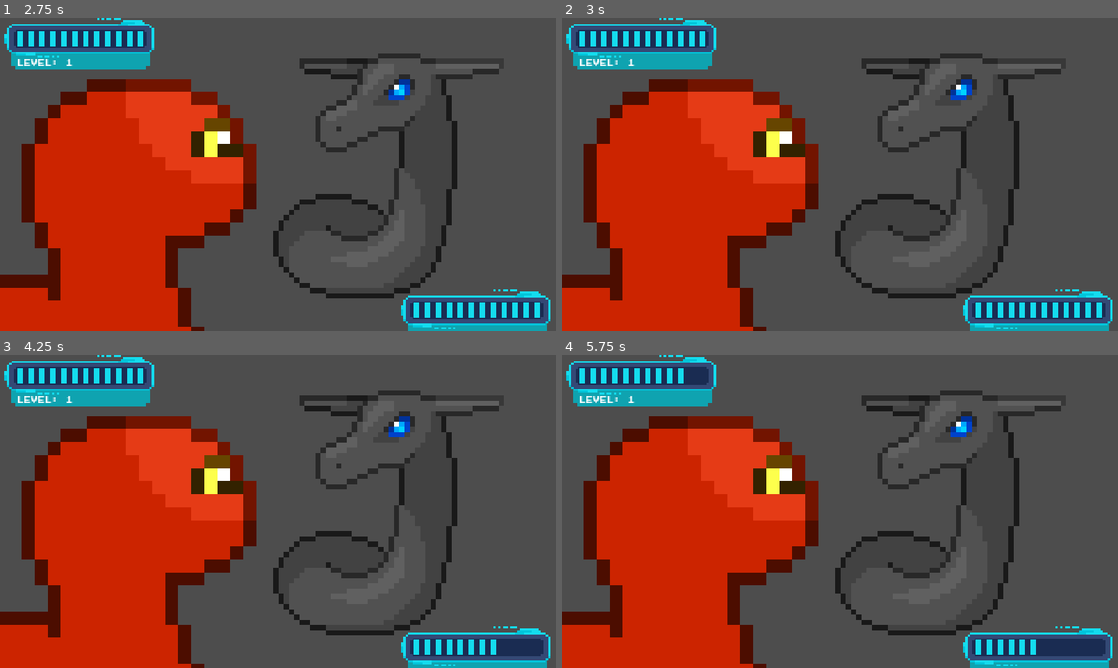
Above: before the commit, frames 1-4 (two rows, left to right).
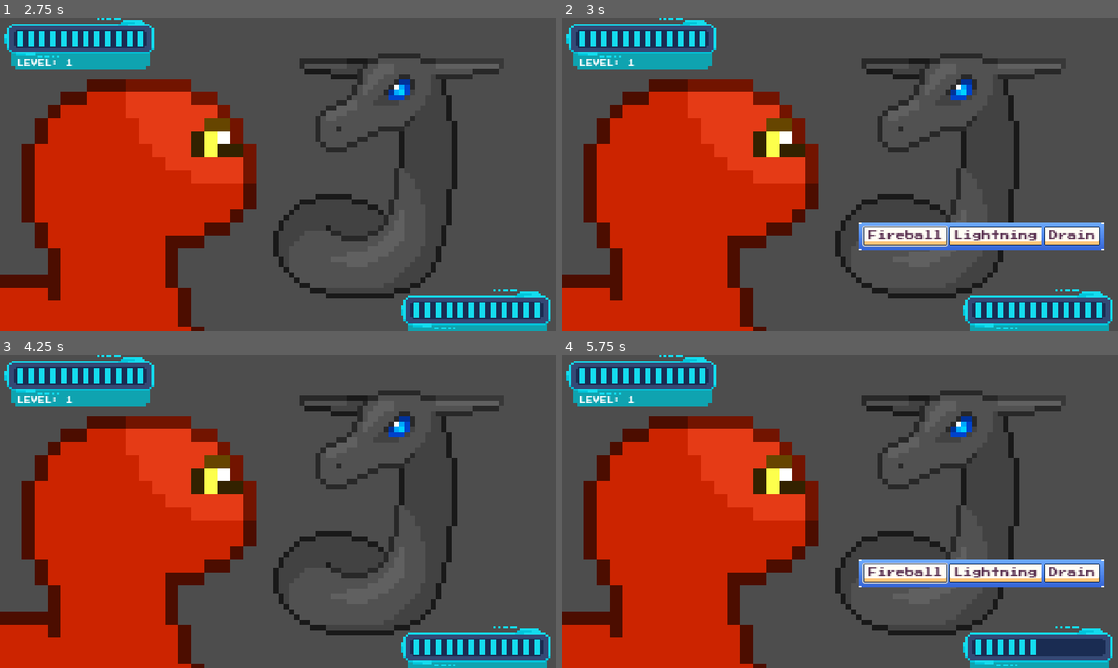
Above: after the commit, the same moments.

Repository: denvermullets/poke_battle
Game: Godot game, scene res://battle/battle.tscn
Same seed, same stepped clock (60 frames per second), same inputs: the game is played once before the commit and once after it.
Inputs (mouse positions are in pixels of both pictures, inside the frame that each line leads up to):
- Up to frame 1 (2.75 s): tap Enter at 2 s
- Up to frame 2 (3 s): tap Space at 2.75 s
- Up to frame 3 (4.25 s): click (344, 574) at 3.5 s, where only the run after the commit has a clickable "Fireball"
- Up to frame 4 (5.75 s): no input

Frame 1 is identical in both runs. In frame 2, 3.9% of the frame differs, in the area x 53-98%, y 65-75%; in frame 3, 0.2%; in frame 4, 4.0%, in the area x 22-98%, y 4-75%.

Commit message:
feat(battleMenu): add battle menu

Diff:
--- /dev/null
+++ b/UI/BattleMenu.gd
@@ -0,0 +1,24 @@
+extends HBoxContainer
+
+enum { FIRE, LIGHT, DRAIN }
+
+@onready var fireball_button = $"%FireballButton"
+@onready var lighting_button = $"%LightningButton"
+@onready var drain_button = $"%DrainButton"
+
+signal menu_option_selected(option)
+
+func grab_fireball_focus() -> void:
+  fireball_button.grab_focus()
+
+func _on_fireball_button_button_down():
+  emit_signal('menu_option_selected', FIRE)
+  print('fireball')
+
+func _on_drain_button_button_down():
+  emit_signal('menu_option_selected', DRAIN)
+  print('drain')
+
+func _on_lightning_button_button_down():
+  emit_signal('menu_option_selected', LIGHT)
+  print('lightning')
--- /dev/null
+++ b/UI/BattleMenu.tscn
@@ -0,0 +1,50 @@
+[gd_scene load_steps=3 format=3 uid="uid://bdao44vpkqwn2"]
+
+[ext_resource type="Theme" uid="uid://dtfljjvv3jual" path="res://UI/DefaultTheme.tres" id="1_1cl1e"]
+[ext_resource type="Script" path="res://UI/BattleMenu.gd" id="2_rinlk"]
+
+[node name="BattleMenu" type="HBoxContainer"]
+offset_left = 1046.0
+offset_top = 15.0
+offset_right = 1470.0
+offset_bottom = 63.0
+scale = Vector2(2, 2)
+size_flags_horizontal = 10
+size_flags_vertical = 10
+theme = ExtResource("1_1cl1e")
+script = ExtResource("2_rinlk")
+metadata/_edit_group_ = true
+
+[node name="PanelContainer" type="PanelContainer" parent="."]
+layout_mode = 2
+size_flags_horizontal = 3
+
+[node name="MarginContainer" type="MarginContainer" parent="PanelContainer"]
+layout_mode = 2
+theme_override_constants/margin_left = 8
+theme_override_constants/margin_top = 8
+theme_override_constants/margin_right = 8
+theme_override_constants/margin_bottom = 8
+
+[node name="HBoxContainer" type="HBoxContainer" parent="PanelContainer/MarginContainer"]
+layout_mode = 2
+
+[node name="FireballButton" type="Button" parent="PanelContainer/MarginContainer/HBoxContainer"]
+unique_name_in_owner = true
+layout_mode = 2
+theme = ExtResource("1_1cl1e")
+text = "Fireball"
+
+[node name="LightningButton" type="Button" parent="PanelContainer/MarginContainer/HBoxContainer"]
+unique_name_in_owner = true
+layout_mode = 2
+text = "Lightning"
+
+[node name="DrainButton" type="Button" parent="PanelContainer/MarginContainer/HBoxContainer"]
+unique_name_in_owner = true
+layout_mode = 2
+text = "Drain"
+
+[connection signal="button_down" from="PanelContainer/MarginContainer/HBoxContainer/FireballButton" to="." method="_on_fireball_button_button_down"]
+[connection signal="button_down" from="PanelContainer/MarginContainer/HBoxContainer/LightningButton" to="." method="_on_lightning_button_button_down"]
+[connection signal="button_down" from="PanelContainer/MarginContainer/HBoxContainer/DrainButton" to="." method="_on_drain_button_button_down"]
--- a/UI/BattleUnitInfo.tscn
+++ b/UI/BattleUnitInfo.tscn
@@ -13,7 +13,7 @@
 theme = ExtResource("1_wxkoy")
 script = ExtResource("1_le8kb")
 
-[node name="Shadow" type="TextureRect" parent="."]
+[node name="Banner" type="TextureRect" parent="."]
 self_modulate = Color(0.741176, 0.741176, 0.741176, 1)
 layout_mode = 0
 offset_left = 32.0
--- /dev/null
+++ b/UI/Buttons/ParentButton.tscn
@@ -0,0 +1,8 @@
+[gd_scene load_steps=2 format=3 uid="uid://bn28rv2xkk5ew"]
+
+[ext_resource type="Theme" uid="uid://dtfljjvv3jual" path="res://UI/DefaultTheme.tres" id="1_6myix"]
+
+[node name="ParentButton" type="Button"]
+offset_right = 8.0
+offset_bottom = 8.0
+theme = ExtResource("1_6myix")
--- a/UI/DefaultTheme.tres
+++ b/UI/DefaultTheme.tres
@@ -1,6 +1,35 @@
-[gd_resource type="Theme" load_steps=2 format=3 uid="uid://dtfljjvv3jual"]
+[gd_resource type="Theme" load_steps=8 format=3 uid="uid://dtfljjvv3jual"]
 
 [ext_resource type="FontVariation" uid="uid://ckc8i00srxeg5" path="res://UI/CustomFont.tres" id="1_hjj0r"]
+[ext_resource type="Texture2D" uid="uid://b3cris7q4y3l5" path="res://UI/UI_Gradient_Banner.png" id="1_vgvbl"]
+[ext_resource type="Texture2D" uid="uid://dt0nagsbeh3sx" path="res://UI/Buttons/UI_Flat_Button_Large_Lock_01a1.png" id="1_vijg8"]
+[ext_resource type="Texture2D" uid="uid://dp6j4yw6l4ukh" path="res://UI/Buttons/UI_Flat_Button_Large_Lock_01a2.png" id="2_2hrpg"]
+
+[sub_resource type="StyleBoxTexture" id="StyleBoxTexture_yflud"]
+texture = ExtResource("1_vijg8")
+texture_margin_left = 8.0
+texture_margin_right = 8.0
+
+[sub_resource type="StyleBoxTexture" id="StyleBoxTexture_euhhd"]
+texture = ExtResource("2_2hrpg")
+
+[sub_resource type="StyleBoxTexture" id="StyleBoxTexture_4guqe"]
+content_margin_left = 0.0
+content_margin_top = 0.0
+content_margin_right = 0.0
+content_margin_bottom = 0.0
+texture = ExtResource("1_vgvbl")
+region_rect = Rect2(5, 5, 86, 22)
 
 [resource]
 default_font = ExtResource("1_hjj0r")
+Button/colors/font_color = Color(0.352941, 0.192157, 0.317647, 1)
+Button/colors/font_focus_color = Color(0.352941, 0.192157, 0.317647, 1)
+Button/colors/font_hover_color = Color(0.352941, 0.192157, 0.317647, 1)
+Button/colors/font_hover_pressed_color = Color(0.352941, 0.192157, 0.317647, 1)
+Button/colors/font_pressed_color = Color(0.352941, 0.192157, 0.317647, 1)
+Button/font_sizes/font_size = 16
+Button/styles/hover = SubResource("StyleBoxTexture_yflud")
+Button/styles/normal = SubResource("StyleBoxTexture_yflud")
+Button/styles/pressed = SubResource("StyleBoxTexture_euhhd")
+PanelContainer/styles/panel = SubResource("StyleBoxTexture_4guqe")
--- a/battle/battle.gd
+++ b/battle/battle.gd
@@ -9,6 +9,7 @@
 @onready var timer = $Timer
 @onready var player_battle_unit_info = $BattleUI/PlayerBattleUnitInfo
 @onready var enemy_battle_unit_info = $BattleUI/EnemyBattleUnitInfo
+@onready var battle_menu = $BattleUI/BattleMenu
 
 func _ready():
   player_battle_unit_info.stats = player_battle_unit.stats
@@ -39,7 +40,23 @@
   print('Ally turn started')
   timer.start(1.0)
   await timer.timeout
-  player_battle_unit.melee_attack(player_battle_unit)
+
+  battle_menu.show()
+  battle_menu.grab_fireball_focus()
+  var option: int = await battle_menu.menu_option_selected
+  match option:
+    battle_menu.FIRE:
+      player_battle_unit.melee_attack(player_battle_unit)
+    battle_menu.LIGHT:
+      print('Lightning hits')
+      turnManager.advance_turn()
+    battle_menu.DRAIN:
+      print('Drain')
+      turnManager.advance_turn()
+
+  battle_menu.hide()
+
+
 
 func _on_enemy_turn_started() -> void:
   if is_instance_valid(enemy_battle_unit) == false or enemy_battle_unit.is_queued_for_deletion():
--- a/battle/battle.tscn
+++ b/battle/battle.tscn
@@ -7,6 +7,7 @@
 [ext_resource type="Resource" uid="uid://dhd4hycfylgd2" path="res://ClassStats/PlayerClassStats.tres" id="4_qamhv"]
 [ext_resource type="Resource" uid="uid://1urq1rm5mo2b" path="res://ClassStats/EnemyClassStats.tres" id="5_pua2k"]
 [ext_resource type="PackedScene" uid="uid://4y6mhnnjxk78" path="res://UI/BattleUnitInfo.tscn" id="7_8fraw"]
+[ext_resource type="PackedScene" uid="uid://bdao44vpkqwn2" path="res://UI/BattleMenu.tscn" id="8_v4fnq"]
 
 [sub_resource type="Animation" id="Animation_vl2y2"]
 length = 0.001
@@ -110,3 +111,10 @@
 offset_top = 899.0
 offset_right = 1912.0
 offset_bottom = 1117.0
+
+[node name="BattleMenu" parent="BattleUI" instance=ExtResource("8_v4fnq")]
+visible = false
+offset_left = 1025.0
+offset_top = 705.0
+offset_right = 1449.0
+offset_bottom = 753.0
--- a/battle/battle_unit.gd
+++ b/battle/battle_unit.gd
@@ -15,7 +15,7 @@
   target.take_hit(self)
   turnStack.remove_node(self)
 
-func take_hit(attacker: BattleUnit) -> void:
+func take_hit(_attacker: BattleUnit) -> void:
   turnStack.add_node(self)
 
   if stats.health == 0:
--- a/project.godot
+++ b/project.godot
@@ -24,7 +24,6 @@
 
 window/size/viewport_width=1920
 window/size/viewport_height=1080
-window/size/resizable=false
 window/stretch/mode="canvas_items"
 
 [rendering]
Binary file added: UI/Buttons/UI_Flat_Button_Large_Lock_01a1.png
Not shown, added: UI/Buttons/UI_Flat_Button_Large_Lock_01a1.png.import
Binary file added: UI/Buttons/UI_Flat_Button_Large_Lock_01a2.png
Not shown, added: UI/Buttons/UI_Flat_Button_Large_Lock_01a2.png.import
Not shown: 1 places in battle/battle.tscn that only renumber resources
